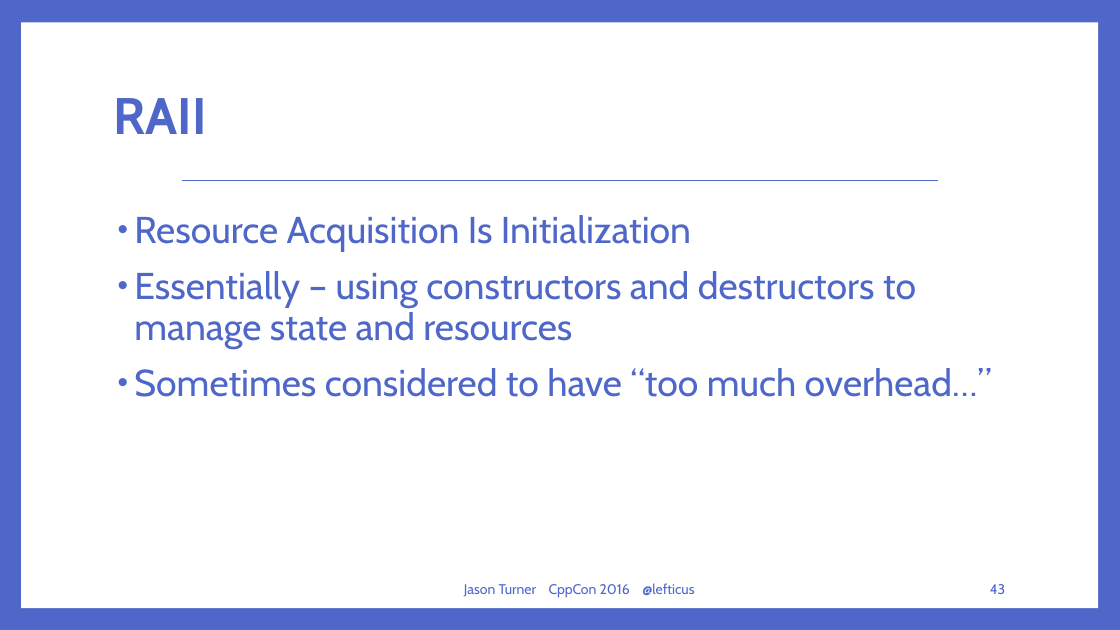
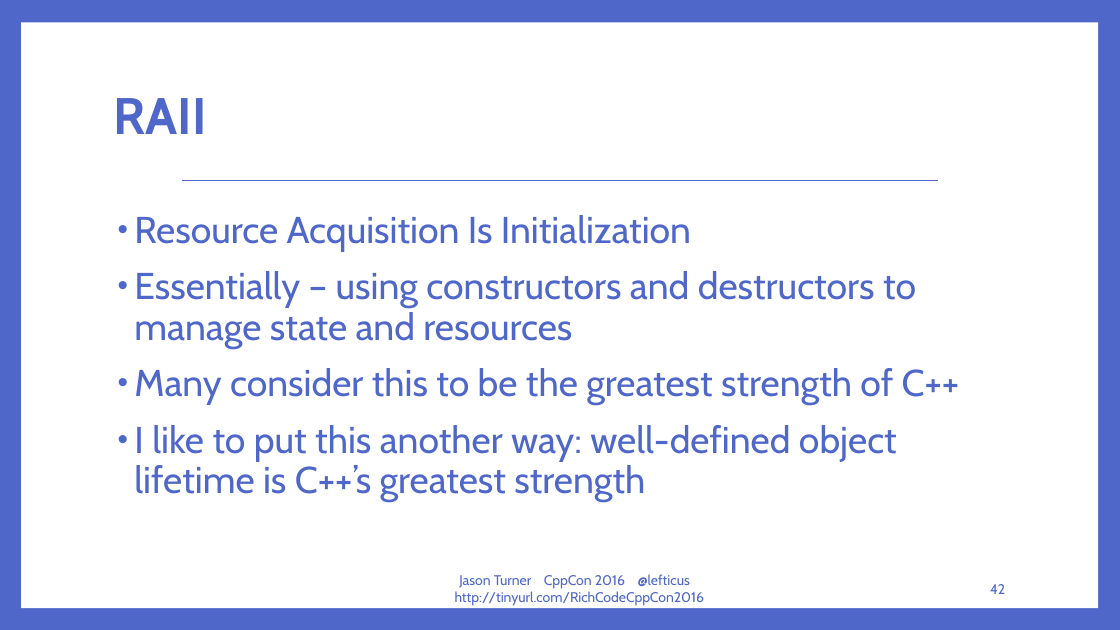
Before and after one commit to lefticus/presentations, a slide deck: slide 42 of RichCodeForTinyMachines/Rich Code For Tiny Computers.pptx (slide 43 before the commit). Drawn at 1120x630 pixels with LibreOffice and Linux fonts; fonts in the diff are those of the drawing. Boxes give left, top, right and bottom in pixels: in the first picture for what was removed or moved away, otherwise in the second. Text is boxed around its words. In the diff, an @@ line names an element or a change of style, - is before the commit and + after.

```diff
--- a/RichCodeForTinyMachines/Rich Code For Tiny Computers.pptx
+++ b/RichCodeForTinyMachines/Rich Code For Tiny Computers.pptx
@@ text at [134, 368, 960, 502]: text changed @@
-• Sometimes considered to have “too much overhead…”
+• Many consider this to be the greatest strength of C++
+• I like to put this another way: well-defined object lifetime is C++’s greatest strength
@@ text at [455, 574, 705, 606]: text changed @@
-Jason Turner CppCon 2016 @lefticus
+Jason Turner CppCon 2016 @lefticus http://tinyurl.com/RichCodeCppCon2016
@@ page number at [990, 584, 1005, 594]: text changed @@
-43
+42
```
Also in this commit, not shown: 68 other slides changed, 1 slide added, 1 other file.
